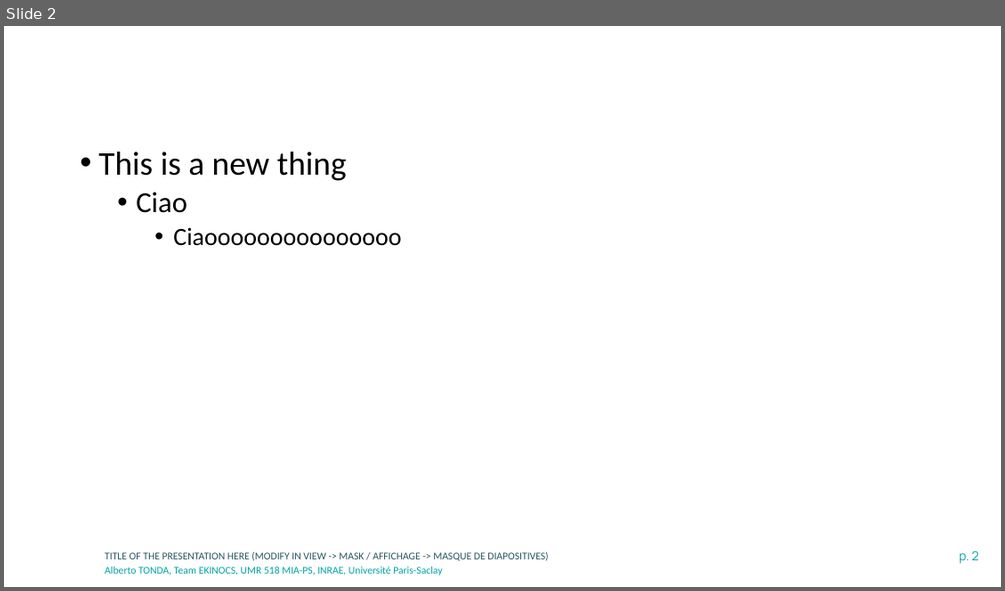
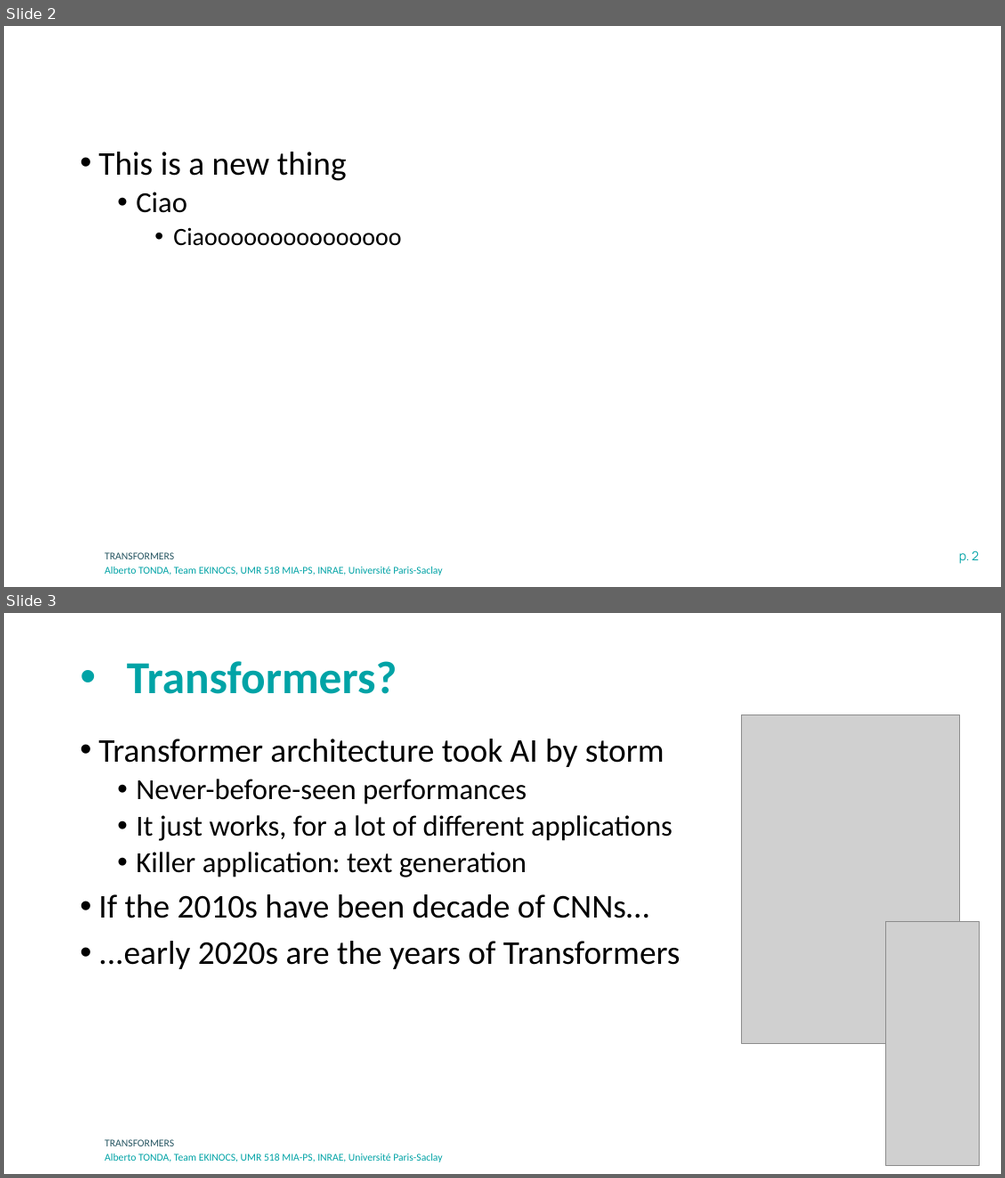
Before and after one commit to albertotonda/teaching, a slide deck: deep-learning-in-practice-with-pytorch/5-transformers.pptx. Shown one above the other, each under a label of ours: slide 2 before the commit, slides 2 and 3 after it. The pictures are 1005x591 and 1005x1178 pixels, drawn with LibreOffice and Linux fonts; fonts in the diff are those of the drawing; grey boxes stand for pictures; background and template pictures are left out. Boxes give left, top, right and bottom in pixels: in the first picture for what was removed or moved away, otherwise in the second. Text is boxed around its words. In the diff, an @@ line names an element or a change of style, - is before the commit and + after.

```diff
--- a/deep-learning-in-practice-with-pytorch/5-transformers.pptx
+++ b/deep-learning-in-practice-with-pytorch/5-transformers.pptx
@@ slide 3 added at bbox=[4, 613, 1001, 1174], background #FFFFFF; not listed: 3 template elements that a slide beside it also shows @@
@@ title added at bbox=[127, 661, 396, 694], 44 pt, text #00A3A6, bold @@
+• Transformers?
@@ picture added at bbox=[741, 715, 960, 1044] @@
@@ text added at bbox=[98, 738, 680, 969], 32 pt, text #000000 @@
+• Transformer architecture took AI by storm
+  • Never-before-seen performances
+  • It just works, for a lot of different applications
+  • Killer application: text generation
+• If the 2010s have been decade of CNNs…
+• ...early 2020s are the years of Transformers
@@ picture added at bbox=[886, 921, 979, 1165] @@
@@ slide 2 changed as well @@
@@ text at bbox=[105, 552, 174, 559]: text changed @@
-TITLE OF THE PRESENTATION HERE (MODIFY IN VIEW -> MASK / AFFICHAGE -> MASQUE DE DIAPOSITIVES)
+TRANSFORMERS
```
Also in this commit, not shown: 4 other slides changed, 4 other slides added, 11 other files.
